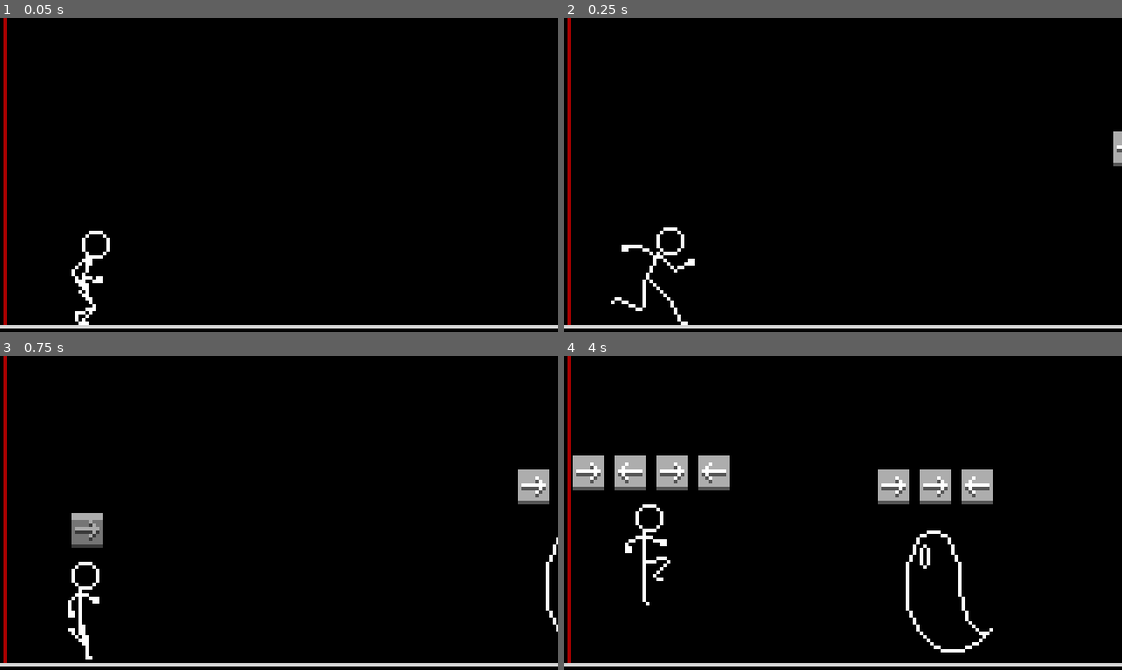
Above: before the commit, frames 1-4 (two rows, left to right).
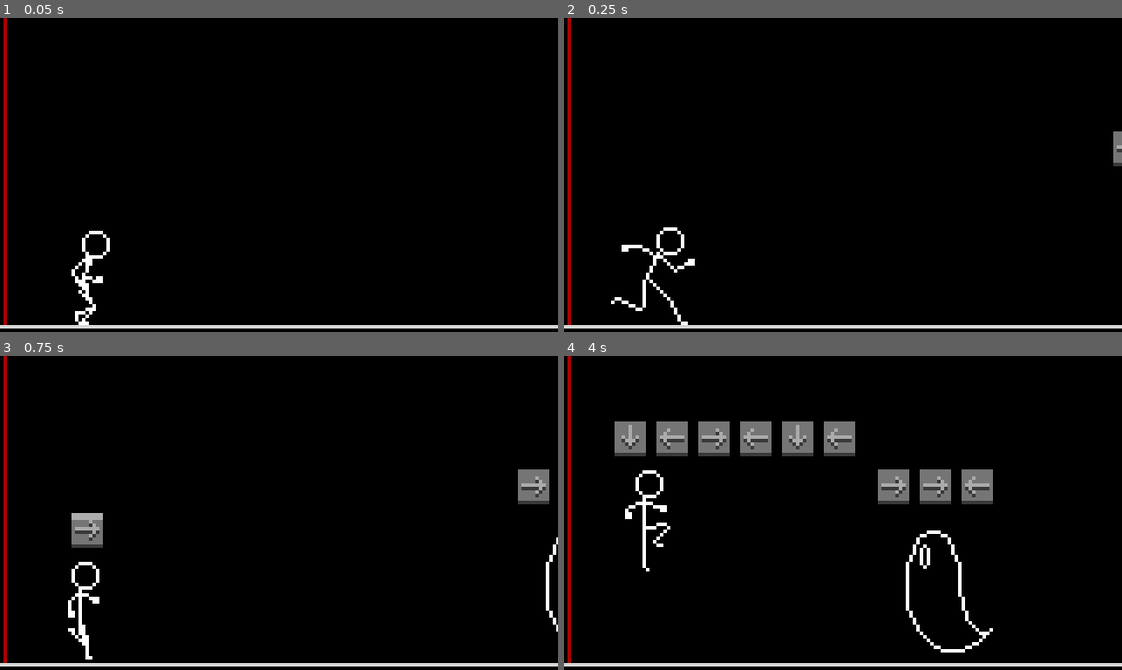
Above: after the commit, the same moments.

Repository: rocketCarlos/JumpingStickman
Game: Godot game, scene res://scenes/main.tscn
The game is run twice, just before and just after one commit, with the same random seed, the same clock (stepped at 60 frames per second) and the same inputs.
Inputs:
- Up to frame 1 (0.05 s): no input
- Up to frame 2 (0.25 s): no input
- Up to frame 3 (0.75 s): hold Up (uppercut) from 0.53 s (still down); tap Right (front_kick) at 0.6 s
- Up to frame 4 (4 s): tap Space (jump) at 0.77, 1.07, 1.52, 1.55, 1.82, 2.1, 3.02, 3.32, 3.77, 3.8 s; tap Left (spin_kick) at 0.8, 1.35, 3.05, 3.6 s; release Up (uppercut) at 1.28 s; hold Down (downwards_punch) 1.28-2.03 s; hold Up (uppercut) 2.03-3.53 s; tap Right (front_kick) at 2.3, 2.85 s; hold Down (downwards_punch) from 3.53 s (still down)

Frame 1 is identical in both runs. In frame 2, 0.2% of the frame differs, in the area x 98-100%, y 36-48%; in frame 3, 0.6%; in frame 4, 8.7%, in the area x 1-77%, y 20-80%.

Commit message:
reworked combo builfing and action queue

Diff:
--- a/scripts/arrow.gd
+++ b/scripts/arrow.gd
@@ -13,13 +13,22 @@
 		if type not in ["static", "dynamic"]:
 			printerr(type, " is not a valid type for the arrow")
 
-var fps: int = 5
+var fps: int = 19
 
 # Called when the node enters the scene tree for the first time.
 func _ready() -> void:
-	speed_scale = fps
-	animation = direction
-	if type == "static":
+	update_arrow(fps, direction, type)
+
+func update_arrow(speed: float = fps, dir: String = "up", t: String = "static") -> void:
+	speed_scale = speed
+	animation = dir
+
+	'''
+	if t == "static":
 		frame = 10
-
-	play()
+	else:
+		frame = 0
+	'''
+	frame = 0
+	if t == "dynamic":
+		play()
--- a/scripts/player.gd
+++ b/scripts/player.gd
@@ -22,6 +22,12 @@
 	Once the "hit frame" of an animation is reached, the combo is checked with the enemy.
 '''
 
+'''
+evaluate idea: some mech to "cancel" the action queue so player doesn't have to wait until all
+animations are ended to start building up the combo again
+'''
+
+
 #region scene nodes
 @onready var animation = $AnimatedSprite2D
 @onready var combo_timer = $ComboTimer
@@ -36,7 +42,7 @@
 	SPIN_KICK,
 	UPPERCUT,
 	DOWNWARDS_PUNCH,
-	ACCEPT_STACK, # when an action isn't finished but inputs are accepted to be executed after the current action
+	ACCEPT_QUEUE, # when actions are recorded while an animation is being played
 	DEAD, # when game over
 }
 
@@ -54,6 +60,7 @@
 const INPUT_THRESHOLD: float = 0.4
 
 @export var arrow_scene: PackedScene
+const ARROW_FPS: float = 19
 #endregion
 
 #region attributes
@@ -63,10 +70,12 @@
 var gravity_tween: Tween
 var jump_tween: Tween
 
-var action_stack: Array = []
+var action_queue: Array = []
 
 # Variables for combo management
 var current_combo: Array[Globals.actions] = [] # holds the current combo values
+# the state associated with the animation that is currently being played
+var playing_action: states = states.DEFAULT
 #endregion
 
 #region ready and process
@@ -96,12 +105,11 @@
 			# ----------------------------
 			# if there are actions in the action stack, take the newest one and  clear the stack
 			# if there's another action registered this frame, it is the used, as is the newest one
-			if action_stack.size() > 0:
-				current_state = action_stack[-1]
-				action_stack = []
-
+			if action_queue.size() > 0:
+				current_state = action_queue[0]
+				action_queue.pop_front()
 			# jump: player can jump if close enough to the floor
-			if Input.is_action_just_pressed("jump") and abs(position.y - FLOOR_LEVEL) < JUMP_THRESHOLD:
+			elif Input.is_action_just_pressed("jump") and abs(position.y - FLOOR_LEVEL) < JUMP_THRESHOLD:
 				current_state = states.JUMP
 			# front kick
 			elif Input.is_action_just_pressed("front_kick"):
@@ -113,25 +121,38 @@
 			elif Input.is_action_just_pressed("downwards_punch"):
 				current_state = states.DOWNWARDS_PUNCH
 
-		states.ACCEPT_STACK:
+
+
+		states.ACCEPT_QUEUE:
 			'''
-			State accept stack:
-				Registers actions and places them in the stack while an animation is about to end.
+			State accept queue:
+				Registers actions and places them in the queue while an animation is being played.
 				When the state goes back to default, which will happen when the currently playing
-				animation ends, the stack is checked to execute another action
+				animation ends, the queue is checked to execute another action
+
+				this state also checks if the combo matches the enemy's combo and clears the queue
+				if the combo matches
 			'''
+			if animation.frame == get_hit_frame(playing_action) and current_combo.size() == arrow_holder.arrow_array.size():
+				if check_combo():
+					action_queue.clear()
+
 			# jump: player can jump if close enough to the floor
 			if Input.is_action_just_pressed("jump") and abs(position.y - FLOOR_LEVEL) < JUMP_THRESHOLD:
-				action_stack.append(states.JUMP)
+				action_queue.append(states.JUMP)
+				add_arrow(states.JUMP, "static")
 			# front kick
 			elif Input.is_action_just_pressed("front_kick"):
-				action_stack.append(states.FRONT_KICK)
+				action_queue.append(states.FRONT_KICK)
+				add_arrow(states.FRONT_KICK, "static")
 			# spin kick
 			elif Input.is_action_just_pressed("spin_kick"):
-				action_stack.append(states.SPIN_KICK)
+				action_queue.append(states.SPIN_KICK)
+				add_arrow(states.SPIN_KICK, "static")
 			# downwards punch
 			elif Input.is_action_just_pressed("downwards_punch"):
-				action_stack.append(states.DOWNWARDS_PUNCH)
+				action_queue.append(states.DOWNWARDS_PUNCH)
+				add_arrow(states.DOWNWARDS_PUNCH, "static")
 
 		states.JUMP:
 			# perform the jump in the correct frame
@@ -152,20 +173,17 @@
 		# match for action states
 		# -------------------------------------
 		states.FRONT_KICK, states.SPIN_KICK, states.UPPERCUT, states.DOWNWARDS_PUNCH:
-			if animation.animation != get_action_string(current_state):
-				add_combo()
-				animation.play(get_action_string(current_state))
-				stop_jump()
-				stop_gravity()
-				prepare_stack()
-				# return to the default status when the animation is finished
-				await animation.animation_finished
-				resume_gravity()
-				start_combo()
-				current_state = states.DEFAULT
-			else:
-				if animation.frame == get_hit_frame():
-					check_combo()
+			playing_action = current_state
+			add_combo()
+			animation.play(get_action_string(current_state))
+			stop_jump()
+			stop_gravity()
+			current_state = states.ACCEPT_QUEUE
+			# return to the default status when the animation is finished
+			await animation.animation_finished
+			resume_gravity()
+			start_combo()
+			current_state = states.DEFAULT
 
 
 	move_and_slide()
@@ -199,40 +217,44 @@
 		gravity_tween.kill()
 		gravity_tween = null
 
-func prepare_stack() -> void:
-	# time to wait before start accepting actions
-	await get_tree().create_timer(ANIMATION_DURATION - INPUT_THRESHOLD).timeout
-
-	current_state = states.ACCEPT_STACK
-	action_stack = []
 
 func start_combo() -> void:
 	combo_timer.start()
 
 func add_combo() -> void:
 	# add the action to the combo
-	if is_action(current_state):
-		combo_timer.stop()
-		match current_state:
-			states.FRONT_KICK:
-				current_combo.append(Globals.actions.FRONT_KICK)
-			states.SPIN_KICK:
-				current_combo.append(Globals.actions.SPIN_KICK)
-			states.UPPERCUT:
-				current_combo.append(Globals.actions.UPPERCUT)
-			states.DOWNWARDS_PUNCH:
-				current_combo.append(Globals.actions.DOWNWARDS_PUNCH)
-
-		var arrow = arrow_scene.instantiate()
-		arrow.direction = get_arrow_string(current_state)
-		arrow.type = "dynamic"
-		arrow.fps = 19
-		arrow_holder.arrow_array.append(arrow)
-
-		arrow_holder.set_arrows()
-		print("action added to combo. Current combo: ", current_combo)
-
-func check_combo() -> void:
+	#if is_action(current_state):
+	combo_timer.stop()
+	match current_state:
+		states.FRONT_KICK:
+			current_combo.append(Globals.actions.FRONT_KICK)
+		states.SPIN_KICK:
+			current_combo.append(Globals.actions.SPIN_KICK)
+		states.UPPERCUT:
+			current_combo.append(Globals.actions.UPPERCUT)
+		states.DOWNWARDS_PUNCH:
+			current_combo.append(Globals.actions.DOWNWARDS_PUNCH)
+
+	# check whether to add a new arrow or play an existing arrow
+	if current_combo.size() > arrow_holder.arrow_array.size():
+		add_arrow(current_state, "dynamic")
+	else:
+		var i = current_combo.size() - 1
+		arrow_holder.arrow_array[i].update_arrow(arrow_holder.arrow_array[i].fps, arrow_holder.arrow_array[i].direction, "dynamic")
+
+
+	print("action added to combo. Current combo: ", current_combo)
+
+func add_arrow(st: states, type: String):
+	var arrow = arrow_scene.instantiate()
+	arrow.direction = get_arrow_string(st)
+	arrow.type = type
+	arrow.fps = ARROW_FPS
+	arrow_holder.arrow_array.append(arrow)
+
+	arrow_holder.set_arrows()
+
+func check_combo() -> bool:
 	# first, check if the combo matches the enemy's combo
 	if current_combo == Globals.enemy_combo:
 		# manage "combo accepted"
@@ -241,6 +263,9 @@
 		arrow_holder.clear()
 		combo_timer.stop()
 		Globals.combo_succeeded.emit()
+		return true
+	else:
+		return false
 
 # returns the string associated to the animation for the passed state
 func get_action_string(state: states) -> String:
@@ -270,17 +295,9 @@
 		_:
 			return ""
 
-# returns true if the state is an action
-func is_action(state: states) -> bool:
-	if state == states.FRONT_KICK or state == states.SPIN_KICK \
-	or state == states.UPPERCUT or state == states.DOWNWARDS_PUNCH:
-		return true
-	else:
-		return false
-
 # given the current action, returns the animation frame at which the combo is emmited
-func get_hit_frame() -> int:
-	match current_state:
+func get_hit_frame(st: states) -> int:
+	match st:
 		states.FRONT_KICK:
 			return 5
 		states.SPIN_KICK:
@@ -288,12 +305,11 @@
 		states.UPPERCUT:
 			return 0
 		states.DOWNWARDS_PUNCH:
-			return 0
+			return 18
 		_:
 			return -1
 
 #endregion
-
 
 
 func _on_combo_timer_timeout() -> void:
Not shown, changed: requirements.txt
